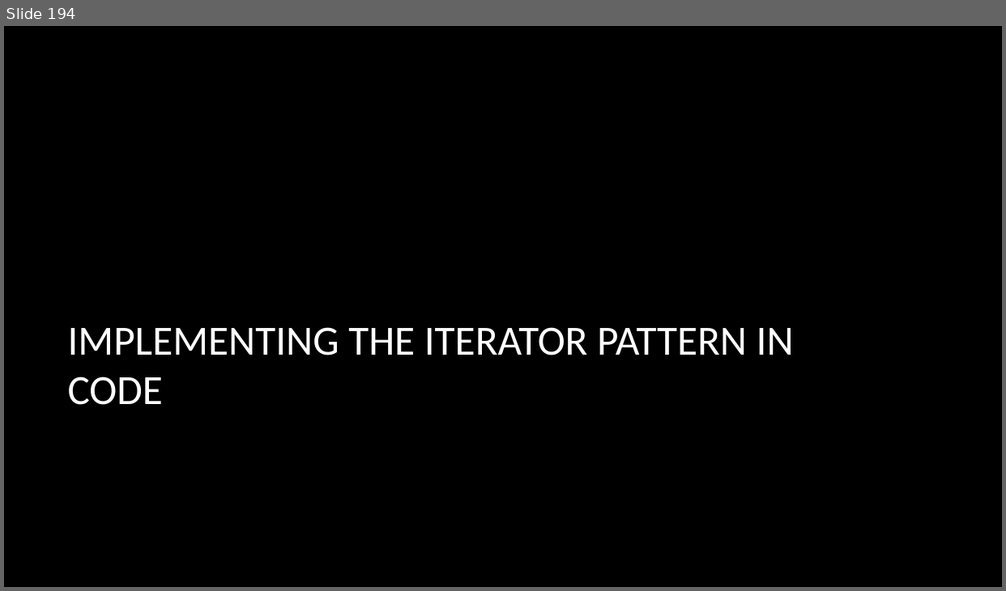
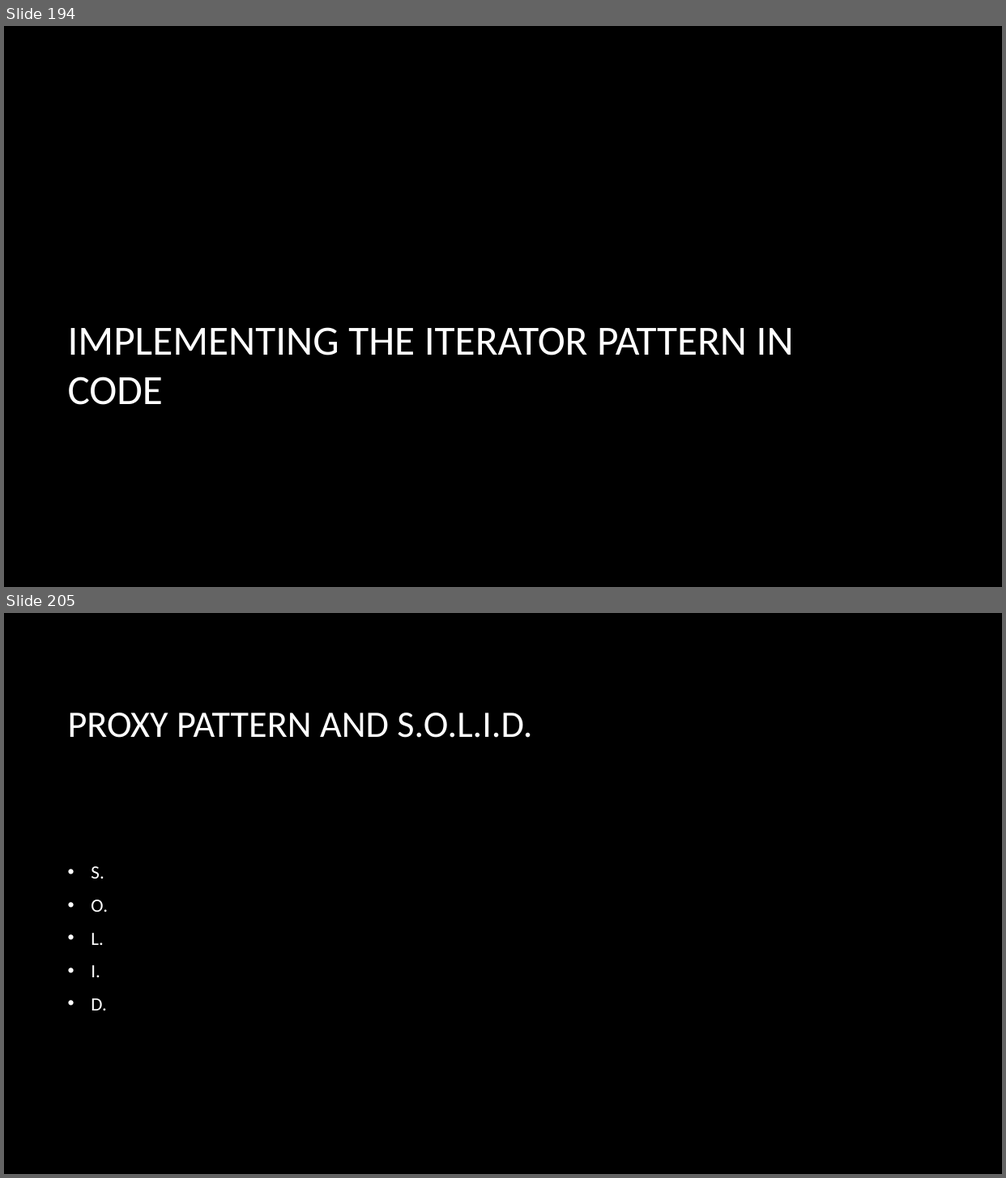
Before and after one commit to dundane/CSC360Demos, a slide deck: CSC360Demo/Design Patterns Slide Show.pptx. Shown one above the other, each under a label of ours: slide 194 before the commit, slides 194 and 205 after it; the slides between them are not shown. The pictures are 1006x591 and 1006x1178 pixels, drawn with LibreOffice and Linux fonts; fonts in the diff are those of the drawing; background and template pictures are left out. Boxes give left, top, right and bottom in pixels: in the first picture for what was removed or moved away, otherwise in the second. Text is boxed around its words. In the diff, an @@ line names an element or a change of style, - is before the commit and + after.

Commit message:
Adding Proxy and Flyweight

```diff
--- a/CSC360Demo/Design Patterns Slide Show.pptx
+++ b/CSC360Demo/Design Patterns Slide Show.pptx
@@ slide 205 added at (4, 613, 1002, 1174), background picture (left out) @@
@@ title added at (68, 713, 532, 738), 36 pt, text #FFFFFF @@
+PROXY PATTERN AND S.O.L.I.D.
@@ text added at (91, 867, 108, 1011), 18 pt, text #FFFFFF @@
+• S.
+• O.
+• L.
+• I.
+• D.
```
Also in this commit, not shown: 30 other slides added, 11 other files.
